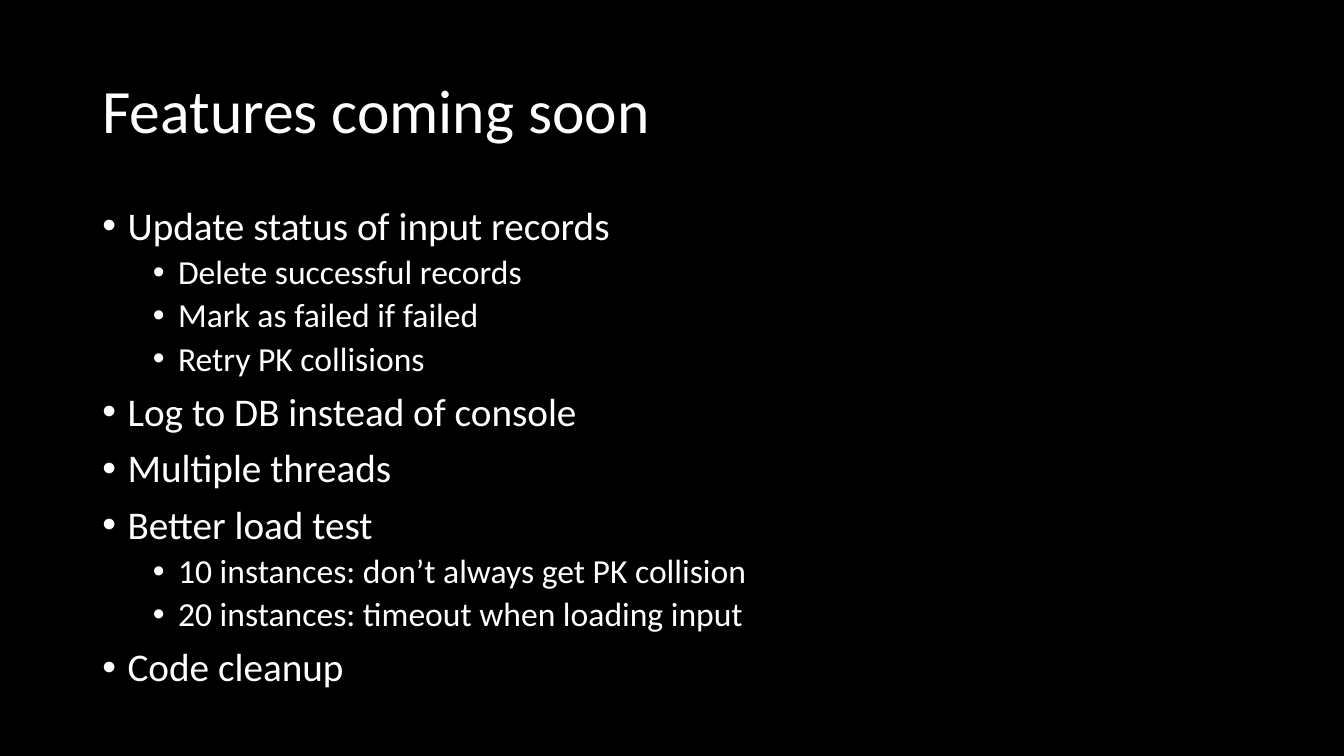
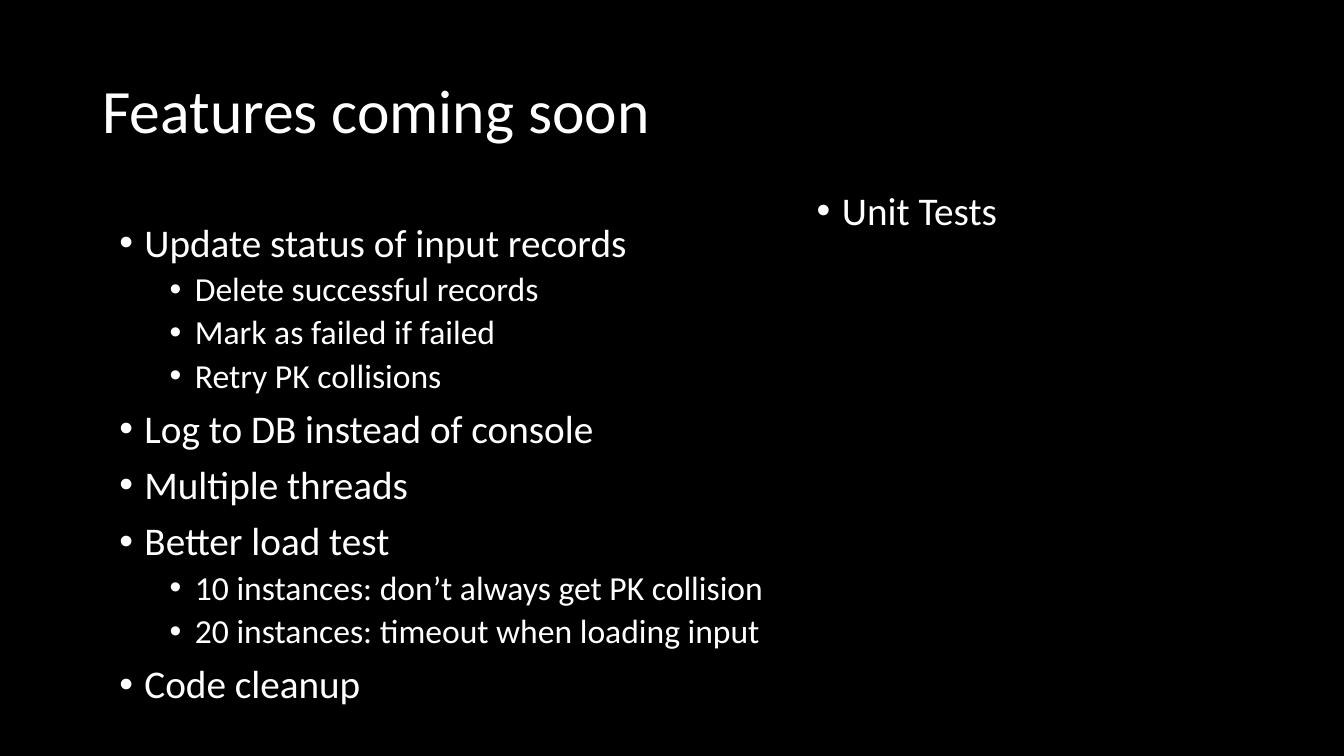
Before and after one commit to jaydpather/FSharpETLDemo, a slide deck: slide 10 of presentations/FSharpETLDemo.pptx (slide 9 before the commit). Drawn at 1344x756 pixels with LibreOffice and Linux fonts; fonts in the diff are those of the drawing. Boxes give left, top, right and bottom in pixels: in the first picture for what was removed or moved away, otherwise in the second. Text is boxed around its words. In the diff, an @@ line names an element or a change of style, - is before the commit and + after.

Commit message:
successfully retrying PK collisions!

```diff
--- a/presentations/FSharpETLDemo.pptx
+++ b/presentations/FSharpETLDemo.pptx
@@ text added at box(842, 198, 997, 226), 28 pt, text #FFFFFF @@
+• Unit Tests
@@ text "Update status of input records": place and size @@
-text "Update status of input records" at box(128, 212, 746, 688)
+text "Update status of input records" at box(144, 229, 763, 705)
```
Also in this commit, not shown: 4 other slides changed, 3 slides added, 13 other files.
